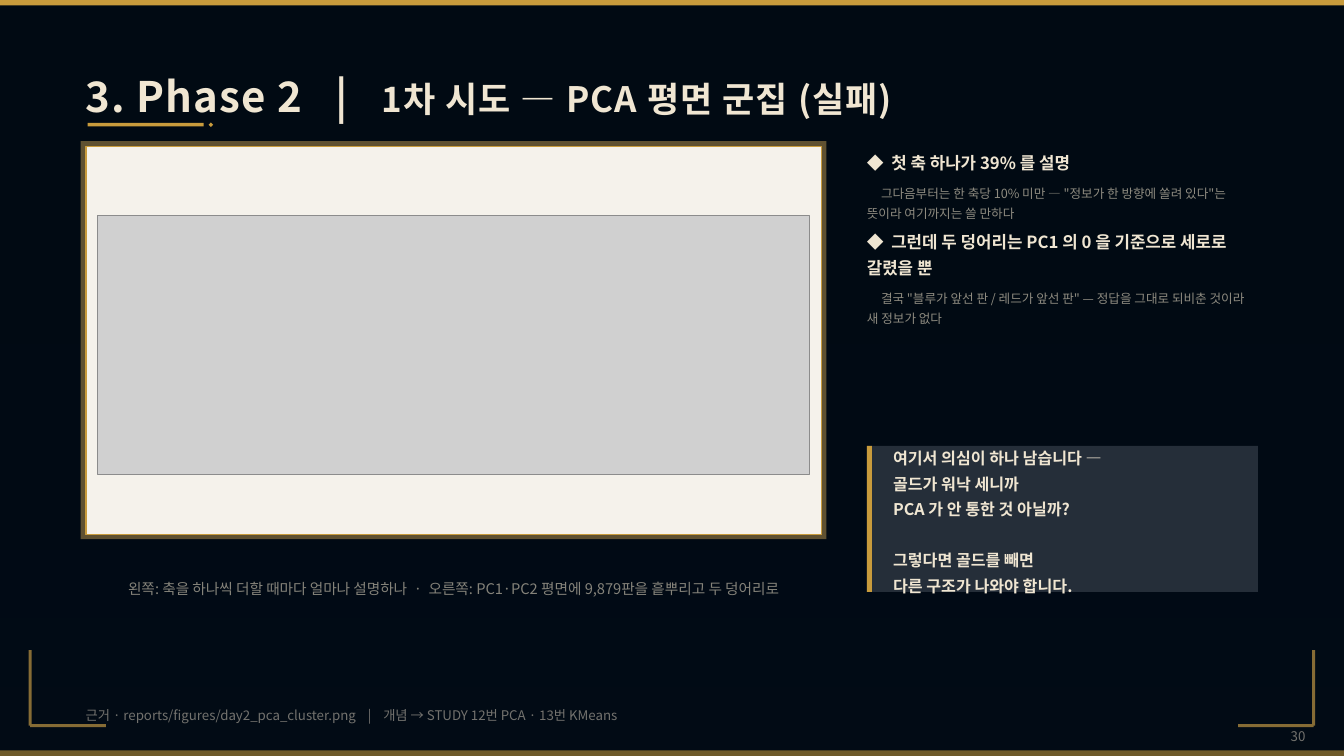
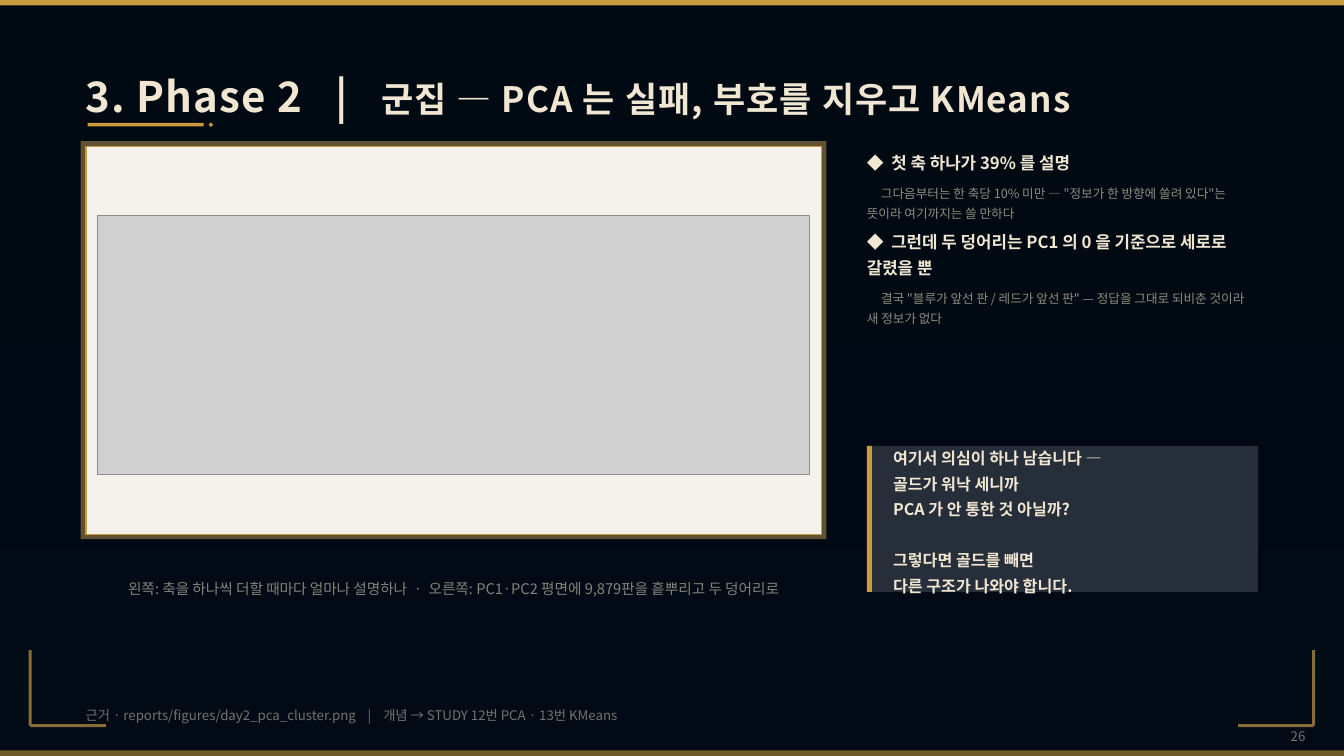
Before and after one commit to wpalswpa/project2608, a slide deck: slide 26 of 4조(십분컷)_미니2프로젝트_LoL 인게임 시점별 경기 데이터 기반 승패 예측 및 핵심 승리요인 분석_발표자료.pptx (slide 30 before the commit). Drawn at 1344x756 pixels with LibreOffice and Linux fonts; fonts in the diff are those of the drawing; grey boxes stand for pictures; background and template pictures are left out. Boxes give left, top, right and bottom in pixels: in the first picture for what was removed or moved away, otherwise in the second. Text is boxed around its words. In the diff, an @@ line names an element or a change of style, - is before the commit and + after.

```diff
--- a/4조(십분컷)_미니2프로젝트_LoL 인게임 시점별 경기 데이터 기반 승패 예측 및 핵심 승리요인 분석_발표자료.pptx
+++ b/4조(십분컷)_미니2프로젝트_LoL 인게임 시점별 경기 데이터 기반 승패 예측 및 핵심 승리요인 분석_발표자료.pptx
@@ text at [86,78,1071,123]: text changed @@
-3. Phase 2 | 1차 시도 — PCA 평면 군집 (실패)
+3. Phase 2 | 군집 — PCA 는 실패, 부호를 지우고 KMeans
@@ page number at [1291,731,1306,741]: text changed @@
-30
+26
```
Also in this commit, not shown: 11 other slides changed, 8 slides removed, 1 other file.
